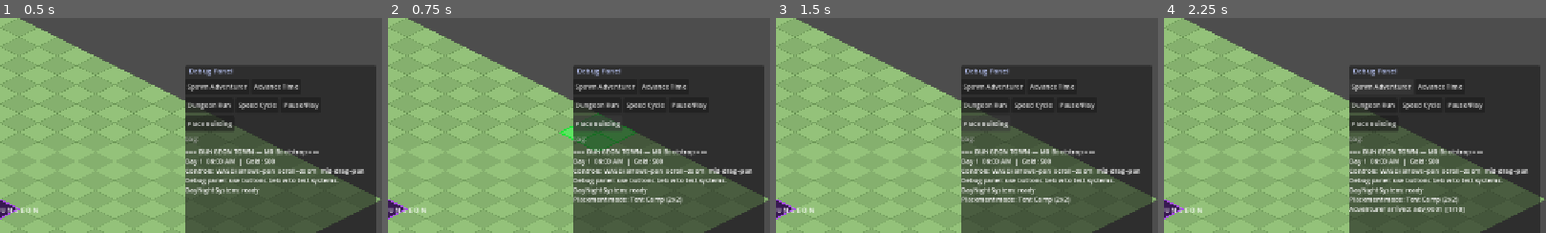
Above: before the commit, frames 1-4 (left to right).
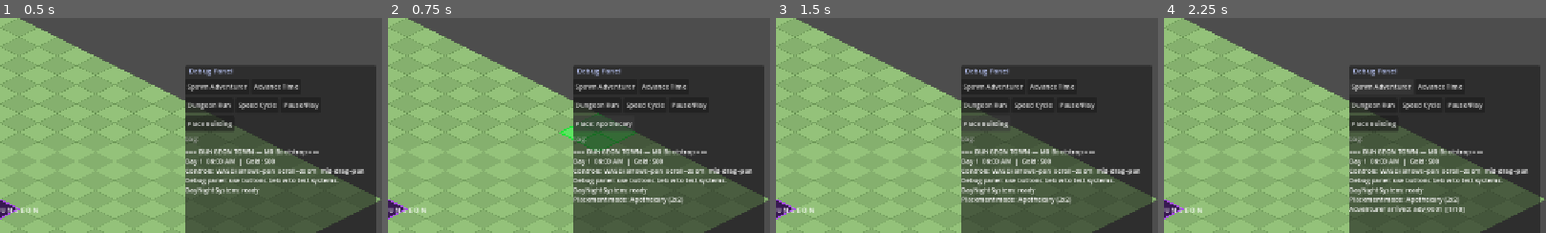
Above: after the commit, the same moments.

Repository: chrisagiddings/dungeon-town
Game: Godot game, scene res://scenes/Main.tscn
Two runs of this game, one before a commit and one after it. Both use one fixed random seed, a clock stepped at 60 frames per second and the inputs below.
Inputs:
- Up to frame 1 (0.5 s): no input
- Up to frame 2 (0.75 s): click "Place Building" at 0.5 s
- Up to frame 3 (1.5 s): click "Place Building" (after the commit: "Place: Apothecary") at 1.25 s
- Up to frame 4 (2.25 s): click "Spawn Adventurer" at 2 s
The pictures show only the part of the screen within x 50-100%, y 50-100%; the shares and areas given below are measured in that part.

Frame 1 is identical in both runs. In frame 2, 0.5% of the frame differs, in the area x 53-78%, y 47-87%; in frame 3, 0.3%; in frame 4, 0.3%.

Commit message:
[#11] T1 building placeholders (all 13 buildings)
- notice_board_t1.tres: created missing building resource (1×1, civic)
- DataRegistry: scans and loads all .tres files from resources/buildings/
  at startup; added get_buildings_by_tier() helper
- BuildingLayer: uses placeholder_color from BuildingData (via DataRegistry)
  and draws building name label at footprint center
- DebugPanel: Place Building button now cycles through all registered T1
  buildings (sorted by id, excludes fixed-position); button label shows
  current building name; resets on confirm or cancel
- 17 unit tests for DataRegistry — all passing (113/113 total)

Diff:
--- a/autoload/DataRegistry.gd
+++ b/autoload/DataRegistry.gd
@@ -1,7 +1,6 @@
 extends Node
 ## DataRegistry — central store for all game resource definitions.
-## Systems query here rather than loading resources directly at runtime.
-## In M0, all entries are stubs. M1 will scan resource folders and load .tres files.
+## Scans resource folders at startup and loads all .tres files into typed registries.
 
 # ── Storage ───────────────────────────────────────────────────────────────────
 var buildings:    Dictionary = {}
@@ -13,8 +12,10 @@
 # ── Lifecycle ─────────────────────────────────────────────────────────────────
 
 func _ready() -> void:
-	_register_stubs()
-	EventBus.debug_log_message.emit("DataRegistry: ready (M0 stubs loaded)")
+	_load_folder("res://resources/buildings", buildings, "BuildingData")
+	EventBus.debug_log_message.emit(
+		"DataRegistry: loaded %d buildings" % buildings.size()
+	)
 
 # ── Public API ────────────────────────────────────────────────────────────────
 
@@ -54,8 +55,36 @@
 		ids.append(str(key))
 	return ids
 
-# ── Stub Data ─────────────────────────────────────────────────────────────────
+func get_buildings_by_tier(tier: int) -> Array[BuildingData]:
+	var result: Array[BuildingData] = []
+	for data in buildings.values():
+		var bd := data as BuildingData
+		if bd and bd.tier == tier:
+			result.append(bd)
+	return result
 
-func _register_stubs() -> void:
-	## Placeholder data for M0. Replace with .tres loading in M1.
-	pass
+# ── Resource Loading ──────────────────────────────────────────────────────────
+
+func _load_folder(path: String, registry: Dictionary, expected_class: String) -> void:
+	var dir := DirAccess.open(path)
+	if dir == null:
+		push_error("DataRegistry: cannot open folder: %s" % path)
+		return
+	dir.list_dir_begin()
+	var fname := dir.get_next()
+	while fname != "":
+		if fname.ends_with(".tres"):
+			var full_path := path + "/" + fname
+			var res := load(full_path)
+			if res == null:
+				push_warning("DataRegistry: failed to load %s" % full_path)
+			elif res.get_script() == null or res.get_script().get_global_name() != expected_class:
+				push_warning("DataRegistry: %s is not a %s" % [fname, expected_class])
+			else:
+				var id_prop: String = res.get("id") if res.get("id") != null else ""
+				if id_prop.is_empty():
+					push_warning("DataRegistry: %s has empty id — skipped" % fname)
+				else:
+					registry[id_prop] = res
+		fname = dir.get_next()
+	dir.list_dir_end()
--- /dev/null
+++ b/resources/buildings/notice_board_t1.tres
@@ -0,0 +1,21 @@
+[gd_resource type="Resource" script_class="BuildingData" load_steps=2 format=3]
+
+[ext_resource type="Script" path="res://resources/BuildingData.gd" id="1_script"]
+
+[resource]
+script = ExtResource("1_script")
+id = "notice_board_t1"
+display_name = "Notice Board"
+description = "A public notice board where adventurers find work and townsfolk share news."
+category = "civic"
+tier = 1
+footprint = Vector2i(1, 1)
+build_cost = 50
+upkeep = 2
+base_income = 0
+staffing = 0
+unlock_at_start = true
+upgrade_to = "notice_board_t2"
+upgrade_cost = 400
+upgrade_time_days = 5
+placeholder_color = Color(0.25, 0.41, 0.88, 1)
--- a/scripts/DebugPanel.gd
+++ b/scripts/DebugPanel.gd
@@ -13,6 +13,8 @@
 var _log_output: RichTextLabel
 var _log_lines: Array[String] = []
 var _last_adv_id: String = ""
+var _place_idx: int = 0
+var _place_btn: Button = null
 
 # ── Lifecycle ─────────────────────────────────────────────────────────────────
 
@@ -61,7 +63,9 @@
 	var row3 := HBoxContainer.new()
 	row3.add_theme_constant_override("separation", 4)
 	vbox.add_child(row3)
-	_btn(row3, "Place Building", _on_place_building)
+	_place_btn = _btn_ref(row3, "Place Building", _on_place_building)
+	EventBus.building_placement_cancelled.connect(_on_placement_cancelled)
+	EventBus.building_placed.connect(func(_id, _origin): _on_placement_cancelled())
 
 	# Log label
 	var log_hdr := Label.new()
@@ -85,6 +89,15 @@
 	b.custom_minimum_size.y = 26
 	b.pressed.connect(cb)
 	parent.add_child(b)
+
+func _btn_ref(parent: HBoxContainer, label: String, cb: Callable) -> Button:
+	var b := Button.new()
+	b.text = label
+	b.add_theme_font_size_override("font_size", 11)
+	b.custom_minimum_size.y = 26
+	b.pressed.connect(cb)
+	parent.add_child(b)
+	return b
 
 # ── Button Callbacks ──────────────────────────────────────────────────────────
 
@@ -136,17 +149,27 @@
 		return
 	if placer.is_placing():
 		placer.exit_placement_mode()
+		if _place_btn:
+			_place_btn.text = "Place Building"
 		return
-	# Use lodging_t1 as the test building
-	var data: BuildingData = DataRegistry.get_building("lodging_t1") as BuildingData
-	if data == null:
-		# Fallback: build a minimal inline stub so the button works before DataRegistry is seeded
-		data = BuildingData.new()
-		data.id           = "lodging_t1"
-		data.display_name = "Tent Camp"
-		data.category     = "hospitality"
-		data.footprint    = Vector2i(2, 2)
+	var buildings := DataRegistry.get_buildings_by_tier(1)
+	# Filter out fixed-position buildings (dungeon entrance)
+	buildings = buildings.filter(func(b: BuildingData) -> bool: return not b.fixed_position)
+	if buildings.is_empty():
+		EventBus.debug_log_message.emit("No T1 buildings registered")
+		return
+	# Sort by id for consistent cycling order
+	buildings.sort_custom(func(a: BuildingData, b: BuildingData) -> bool: return a.id < b.id)
+	_place_idx = _place_idx % buildings.size()
+	var data: BuildingData = buildings[_place_idx]
+	_place_idx = (_place_idx + 1) % buildings.size()
+	if _place_btn:
+		_place_btn.text = "Place: %s" % data.display_name
 	placer.enter_placement_mode(data)
+
+func _on_placement_cancelled() -> void:
+	if _place_btn:
+		_place_btn.text = "Place Building"
 
 # ── Log ───────────────────────────────────────────────────────────────────────
 
--- a/scripts/systems/BuildingLayer.gd
+++ b/scripts/systems/BuildingLayer.gd
@@ -1,11 +1,13 @@
 extends Node2D
 class_name BuildingLayer
-## Draws all confirmed placed buildings as coloured isometric footprints.
-## Reads placement data from BuildingGrid and redraws on building_placed signal.
+## Draws all confirmed placed buildings as coloured isometric footprints with labels.
+## Uses placeholder_color and display_name from BuildingData via DataRegistry.
 
 const TILE_W: int = 64
 const TILE_H: int = 32
-const BORDER_COLOR: Color = Color(0.0, 0.0, 0.0, 0.5)
+const BORDER_COLOR:  Color = Color(0.0, 0.0, 0.0, 0.55)
+const LABEL_COLOR:   Color = Color.WHITE
+const LABEL_SHADOW:  Color = Color(0.0, 0.0, 0.0, 0.7)
 
 var _grid: BuildingGrid = null
 
@@ -24,17 +26,36 @@
 	if _grid == null:
 		return
 	for placement in _grid.get_placements():
-		var color: Color = PlaceholderColors.get_building_color(placement["category"])
-		_draw_footprint(placement["origin"], placement["footprint"], color)
+		var data: BuildingData = DataRegistry.get_building(placement["id"]) as BuildingData
+		var color: Color = data.placeholder_color if data else PlaceholderColors.get_building_color(placement["category"])
+		var label: String = data.display_name if data else placement["id"]
+		_draw_footprint(placement["origin"], placement["footprint"], color, label)
 
 # ── Drawing ───────────────────────────────────────────────────────────────────
 
-func _draw_footprint(origin: Vector2i, footprint: Vector2i, color: Color) -> void:
+func _draw_footprint(origin: Vector2i, footprint: Vector2i, color: Color, label: String) -> void:
 	for row in range(footprint.y):
 		for col in range(footprint.x):
 			var tile := origin + Vector2i(col, row)
-			var center := _iso_to_screen(tile)
-			_draw_iso_tile(center, color)
+			_draw_iso_tile(_iso_to_screen(tile), color)
+	# Label at footprint center
+	var cx: float = float(footprint.x - 1) * 0.5
+	var cy: float = float(footprint.y - 1) * 0.5
+	var center_tile := Vector2(float(origin.x) + cx, float(origin.y) + cy)
+	var screen_center := Vector2(
+		(center_tile.x - center_tile.y) * float(TILE_W) * 0.5,
+		(center_tile.x + center_tile.y) * float(TILE_H) * 0.5
+	)
+	var font: Font = ThemeDB.fallback_font
+	var font_size: int = 10
+	var text_size := font.get_string_size(label, HORIZONTAL_ALIGNMENT_LEFT, -1, font_size)
+	var text_pos := screen_center + Vector2(-text_size.x * 0.5, font_size * 0.5)
+	# Shadow
+	draw_string(font, text_pos + Vector2(1, 1), label,
+		HORIZONTAL_ALIGNMENT_LEFT, -1, font_size, LABEL_SHADOW)
+	# Label
+	draw_string(font, text_pos, label,
+		HORIZONTAL_ALIGNMENT_LEFT, -1, font_size, LABEL_COLOR)
 
 func _draw_iso_tile(center: Vector2, fill: Color) -> void:
 	var pts := _tile_polygon(center)
--- /dev/null
+++ b/tests/unit/test_data_registry.gd
@@ -0,0 +1,103 @@
+extends GutTest
+## Unit tests for DataRegistry autoload.
+## Verifies that all expected T1 buildings are loaded from resources/buildings/.
+
+# ── Expected T1 building IDs (all .tres files in resources/buildings/ except dungeon_entrance) ──
+
+const EXPECTED_T1_IDS: Array = [
+	"alchemist_t1",
+	"bunkhouse_t1",
+	"farm_t1",
+	"farmstead_t1",
+	"guard_t1",
+	"guild_t1",
+	"house_t1",
+	"lodging_t1",
+	"lumber_t1",
+	"mayor_t1",
+	"notice_board_t1",
+	"quarry_t1",
+	"smith_t1",
+	"store_t1",
+	"tavern_t1",
+	"temple_t1",
+]
+
+# ── Registry is populated ─────────────────────────────────────────────────────
+
+func test_registry_has_buildings() -> void:
+	assert_true(DataRegistry.buildings.size() > 0, "DataRegistry should have buildings loaded")
+
+func test_all_expected_t1_buildings_present() -> void:
+	for id in EXPECTED_T1_IDS:
+		assert_not_null(DataRegistry.get_building(id), "Missing building: %s" % id)
+
+func test_dungeon_entrance_is_loaded() -> void:
+	assert_not_null(DataRegistry.get_building("dungeon_entrance"))
+
+func test_unknown_id_returns_null() -> void:
+	assert_null(DataRegistry.get_building("does_not_exist"))
+
+# ── BuildingData integrity ────────────────────────────────────────────────────
+
+func test_all_buildings_have_non_empty_id() -> void:
+	for id in DataRegistry.get_all_building_ids():
+		var data := DataRegistry.get_building(id) as BuildingData
+		assert_ne(data.id, "", "Building at key '%s' has empty id" % id)
+
+func test_all_buildings_have_display_name() -> void:
+	for id in DataRegistry.get_all_building_ids():
+		var data := DataRegistry.get_building(id) as BuildingData
+		assert_ne(data.display_name, "", "Building '%s' has no display_name" % id)
+
+func test_all_buildings_have_valid_footprint() -> void:
+	for id in DataRegistry.get_all_building_ids():
+		var data := DataRegistry.get_building(id) as BuildingData
+		assert_true(data.footprint.x > 0 and data.footprint.y > 0,
+			"Building '%s' has invalid footprint %s" % [id, data.footprint])
+
+func test_all_buildings_have_category() -> void:
+	for id in DataRegistry.get_all_building_ids():
+		var data := DataRegistry.get_building(id) as BuildingData
+		assert_ne(data.category, "", "Building '%s' has no category" % id)
+
+# ── Specific building data spot-checks ───────────────────────────────────────
+
+func test_lodging_t1_footprint_is_2x2() -> void:
+	var data := DataRegistry.get_building("lodging_t1") as BuildingData
+	assert_eq(data.footprint, Vector2i(2, 2))
+
+func test_farm_t1_footprint_is_3x3() -> void:
+	var data := DataRegistry.get_building("farm_t1") as BuildingData
+	assert_eq(data.footprint, Vector2i(3, 3))
+
+func test_house_t1_footprint_is_1x1() -> void:
+	var data := DataRegistry.get_building("house_t1") as BuildingData
+	assert_eq(data.footprint, Vector2i(1, 1))
+
+func test_notice_board_t1_footprint_is_1x1() -> void:
+	var data := DataRegistry.get_building("notice_board_t1") as BuildingData
+	assert_eq(data.footprint, Vector2i(1, 1))
+
+func test_dungeon_entrance_is_fixed_position() -> void:
+	var data := DataRegistry.get_building("dungeon_entrance") as BuildingData
+	assert_true(data.fixed_position)
+
+func test_lodging_t1_unlocks_at_start() -> void:
+	var data := DataRegistry.get_building("lodging_t1") as BuildingData
+	assert_true(data.unlock_at_start)
+
+# ── get_buildings_by_tier ─────────────────────────────────────────────────────
+
+func test_get_buildings_by_tier_returns_only_t1() -> void:
+	var t1 := DataRegistry.get_buildings_by_tier(1)
+	for data in t1:
+		assert_eq(data.tier, 1, "get_buildings_by_tier(1) returned a non-T1 building: %s" % data.id)
+
+func test_get_buildings_by_tier_t1_not_empty() -> void:
+	var t1 := DataRegistry.get_buildings_by_tier(1)
+	assert_true(t1.size() > 0)
+
+func test_get_buildings_by_tier_nonexistent_returns_empty() -> void:
+	var t99 := DataRegistry.get_buildings_by_tier(99)
+	assert_eq(t99.size(), 0)
